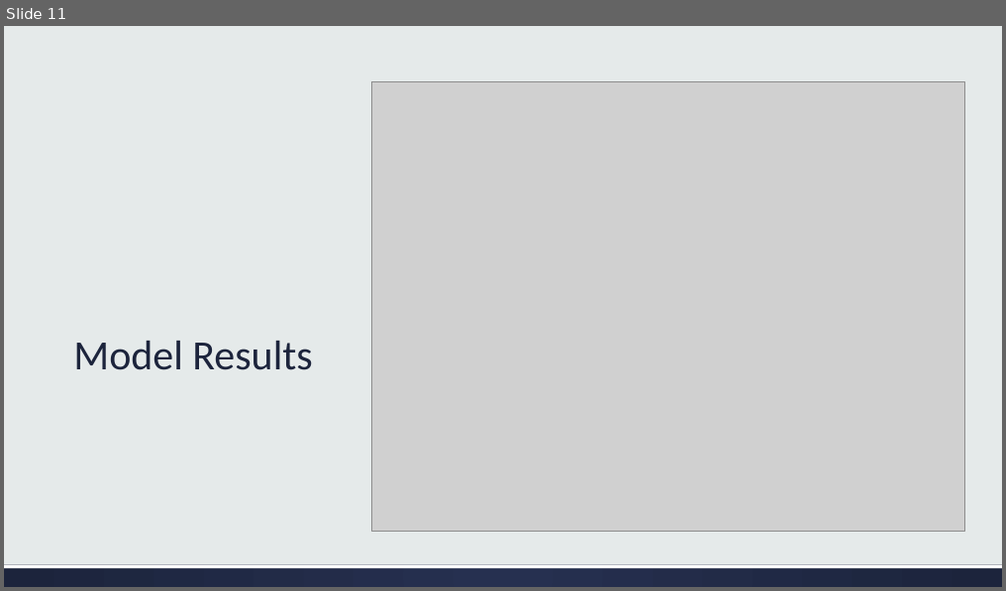
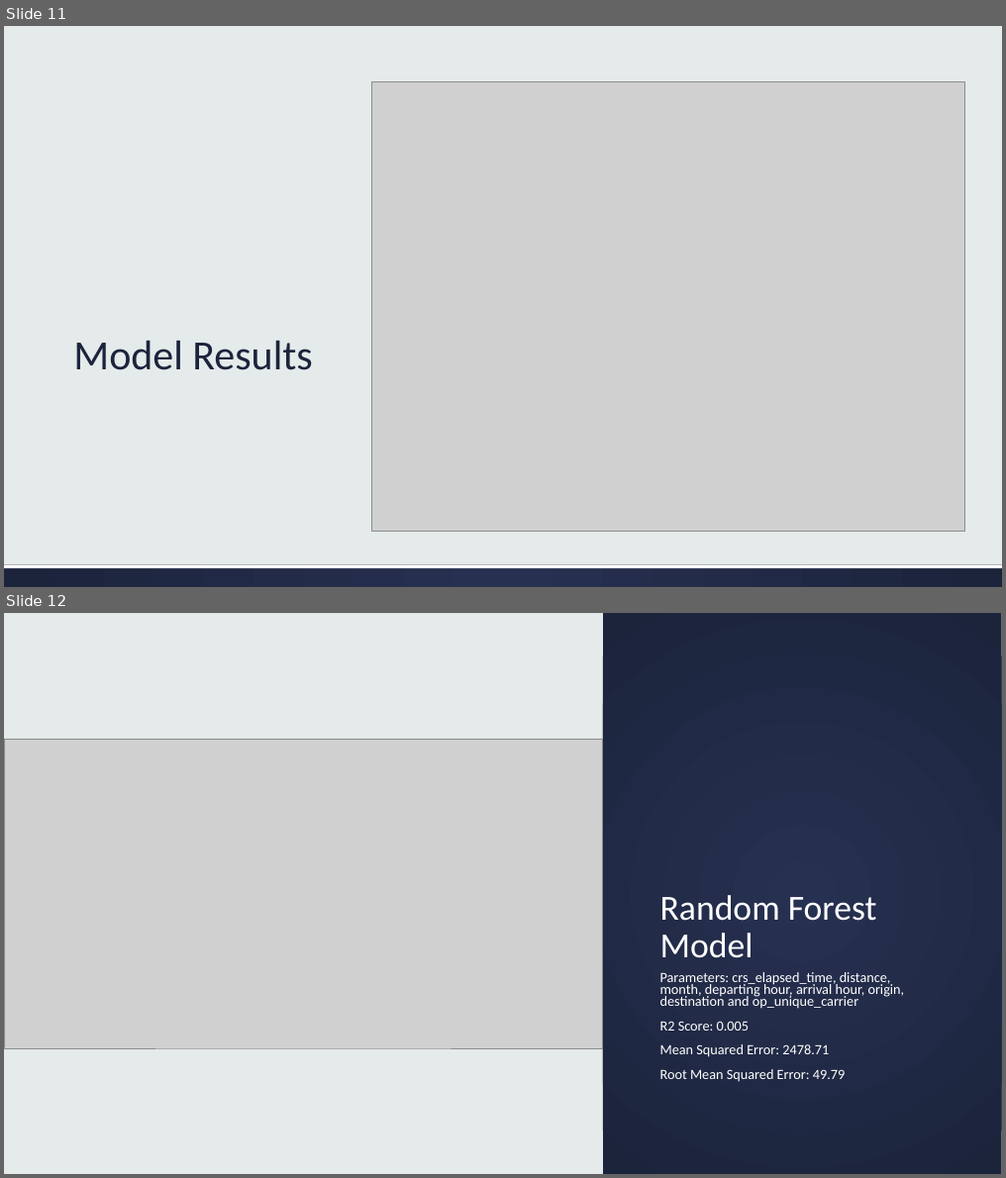
Before and after one commit to JohnathanJack/Predicting-Flight-Delays, a slide deck: Flight_delay.pptx. Shown one above the other, each under a label of ours: slide 11 before the commit, slides 11 and 12 after it. The pictures are 1006x591 and 1006x1178 pixels, drawn with LibreOffice and Linux fonts; fonts in the diff are those of the drawing; grey boxes stand for pictures. Boxes give left, top, right and bottom in pixels: in the first picture for what was removed or moved away, otherwise in the second. Text is boxed around its words. In the diff, an @@ line names an element or a change of style, - is before the commit and + after.

```diff
--- a/Flight_delay.pptx
+++ b/Flight_delay.pptx
@@ slide 12 added at box(4, 613, 1002, 1174), background #E5EAEA @@
@@ rectangle added at box(603, 613, 1002, 1174), fill gradient #263050 to #1D243C @@
@@ picture added at box(4, 739, 603, 1049) @@
@@ title added at box(660, 895, 877, 959), 34 pt, text #FFFFFF @@
+Random Forest Model
@@ text added at box(660, 972, 905, 1082), 13.6 pt, text #FFFFFF @@
+Parameters: crs_elapsed_time, distance, month, departing hour, arrival hour, origin, destination and op_unique_carrier
+R2 Score: 0.005
+Mean Squared Error: 2478.71
+Root Mean Squared Error: 49.79
```
Also in this commit, not shown: 2 other slides added, 1 slide removed, 4 other files.
